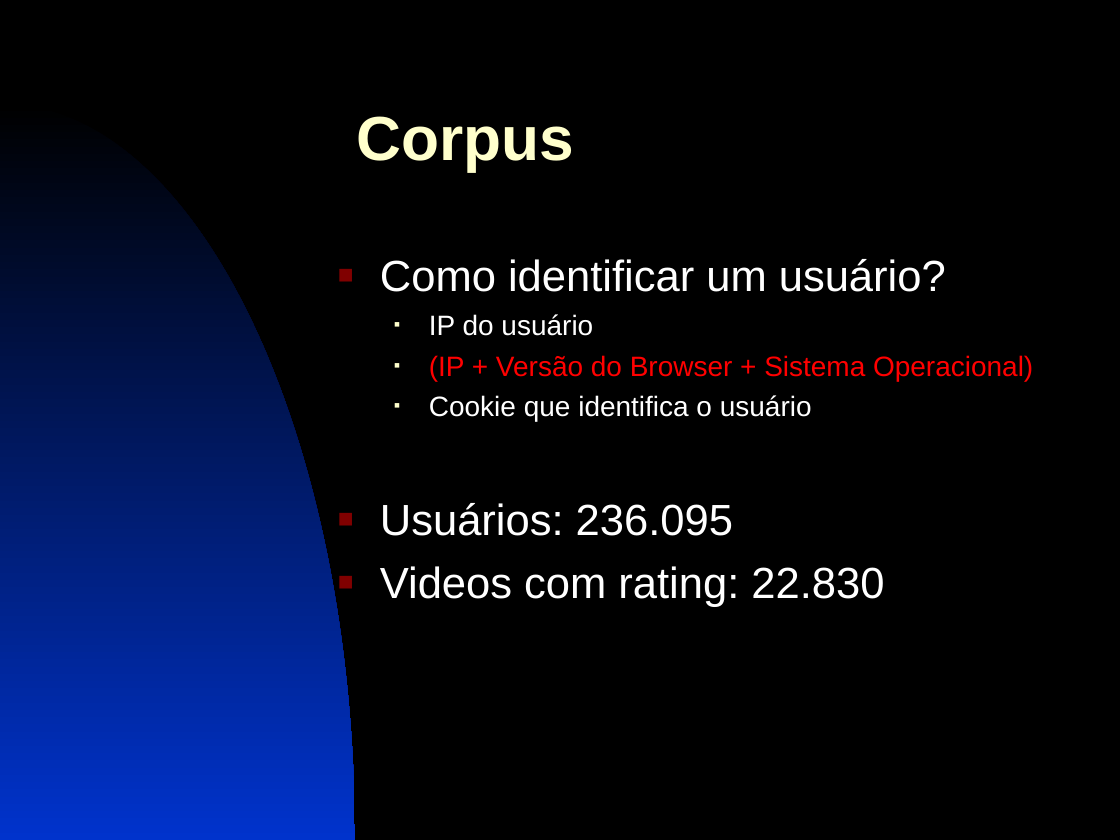
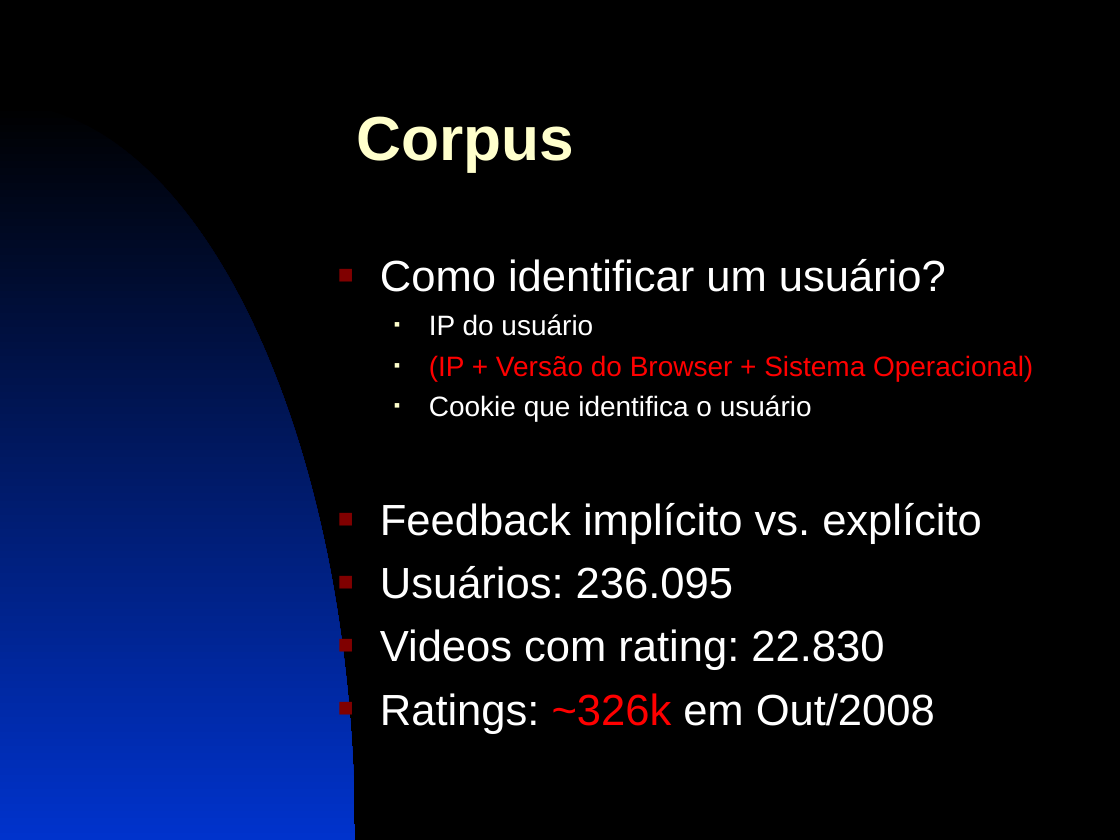
Before and after one commit to brunofms/inf2915_rsvd-video-recommendation, a slide deck: slide 4 of presentation/trabalho_am.ppt. Drawn at 1120x840 pixels with LibreOffice and Linux fonts; fonts in the diff are those of the drawing. Boxes give left, top, right and bottom in pixels: in the first picture for what was removed or moved away, otherwise in the second. Text is boxed around its words. In the diff, an @@ line names an element or a change of style, - is before the commit and + after.

```diff
--- a/presentation/trabalho_am.ppt
+++ b/presentation/trabalho_am.ppt
@@ text at bbox=[380, 503, 982, 544]: paragraph added @@
+■ Feedback implícito vs. explícito
@@ text at bbox=[380, 693, 935, 734]: paragraph added @@
+■ Ratings: ~326k em Out/2008
```
Also in this commit, not shown: 4 other slides changed, 1 slide added, 1 slide removed.
